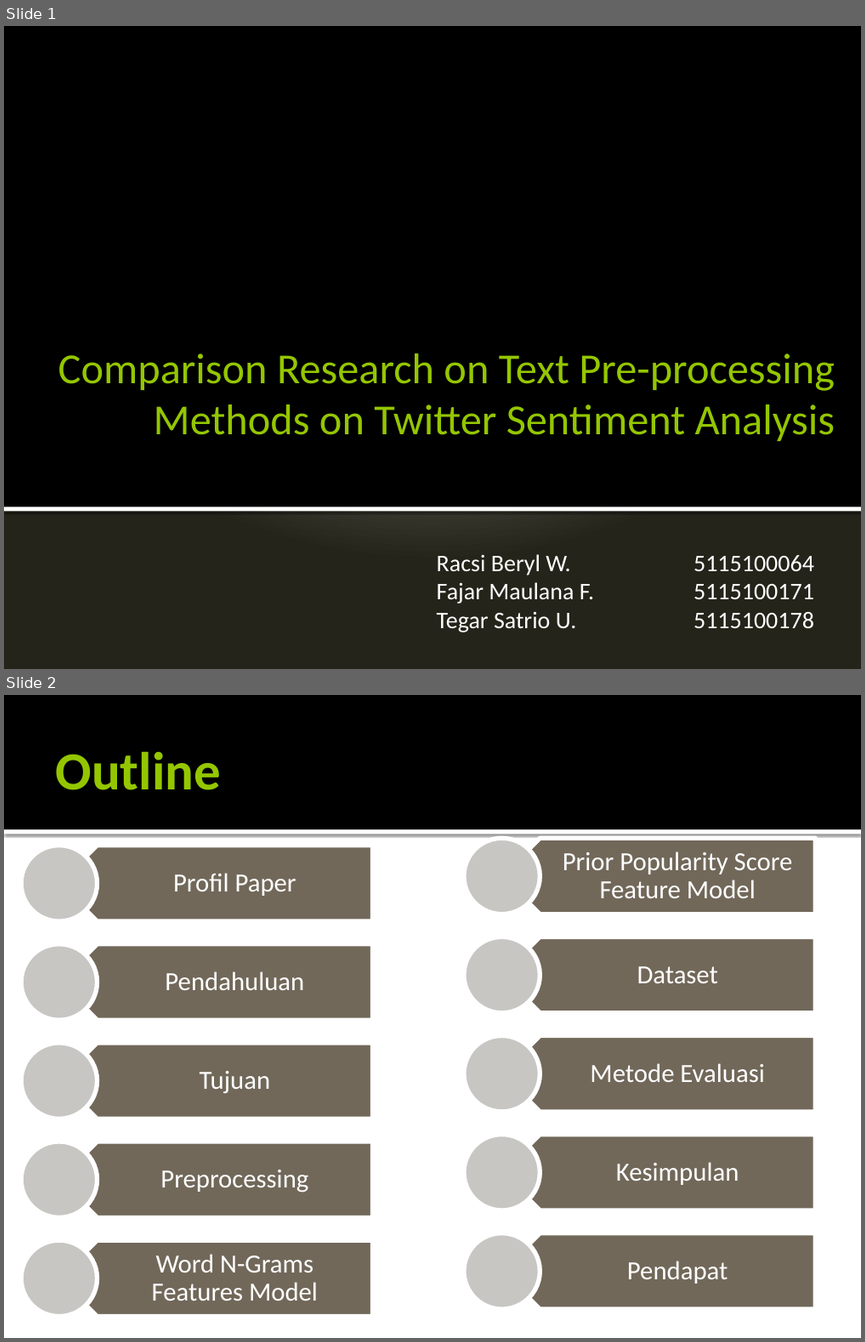
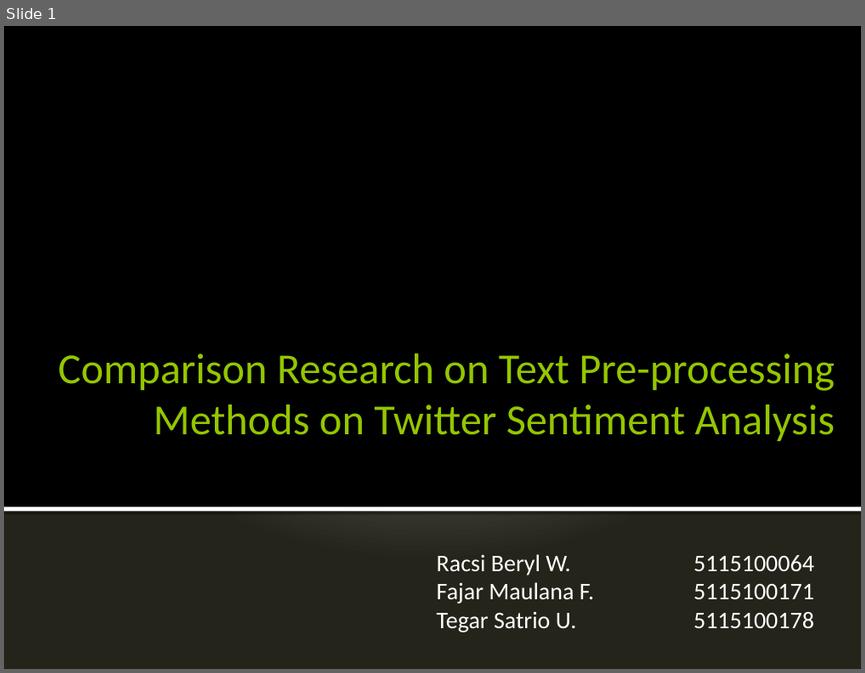
Before and after one commit to TegarSU/Data-Mining, a slide deck: FP/FP-FINAL.pptx. Shown one above the other, each under a label of ours: slides 1 and 2 before the commit, slide 1 after it. The pictures are 865x1342 and 865x673 pixels, drawn with LibreOffice and Linux fonts; fonts in the diff are those of the drawing. Boxes give left, top, right and bottom in pixels: in the first picture for what was removed or moved away, otherwise in the second. Text is boxed around its words. In the diff, an @@ line names an element or a change of style, - is before the commit and + after.

```diff
--- a/FP/FP-FINAL.pptx
+++ b/FP/FP-FINAL.pptx
@@ slide 2 removed at (4,695,861,1338), background #FFFFFF @@
@@ rectangle removed at (4,695,861,829) @@
@@ title removed at (55,751,221,790) @@
-Outline
@@ rectangle removed at (4,829,861,834) @@
@@ group removed at (21,845,372,1316): 5 pentagon arrows, 5 texts, 5 ellipses @@
-Profil Paper
-Pendahuluan
-Tujuan
-Preprocessing
-Word N-Grams Features Model
@@ group removed at (464,838,816,1310): 5 pentagon arrows, 5 texts, 5 ellipses @@
-Prior Popularity Score Feature Model
-Dataset
-Metode Evaluasi
-Kesimpulan
-Pendapat
```
Also in this commit, not shown: 1 slide changed, 4 slides added, 18 other slides removed, 4 other files.
